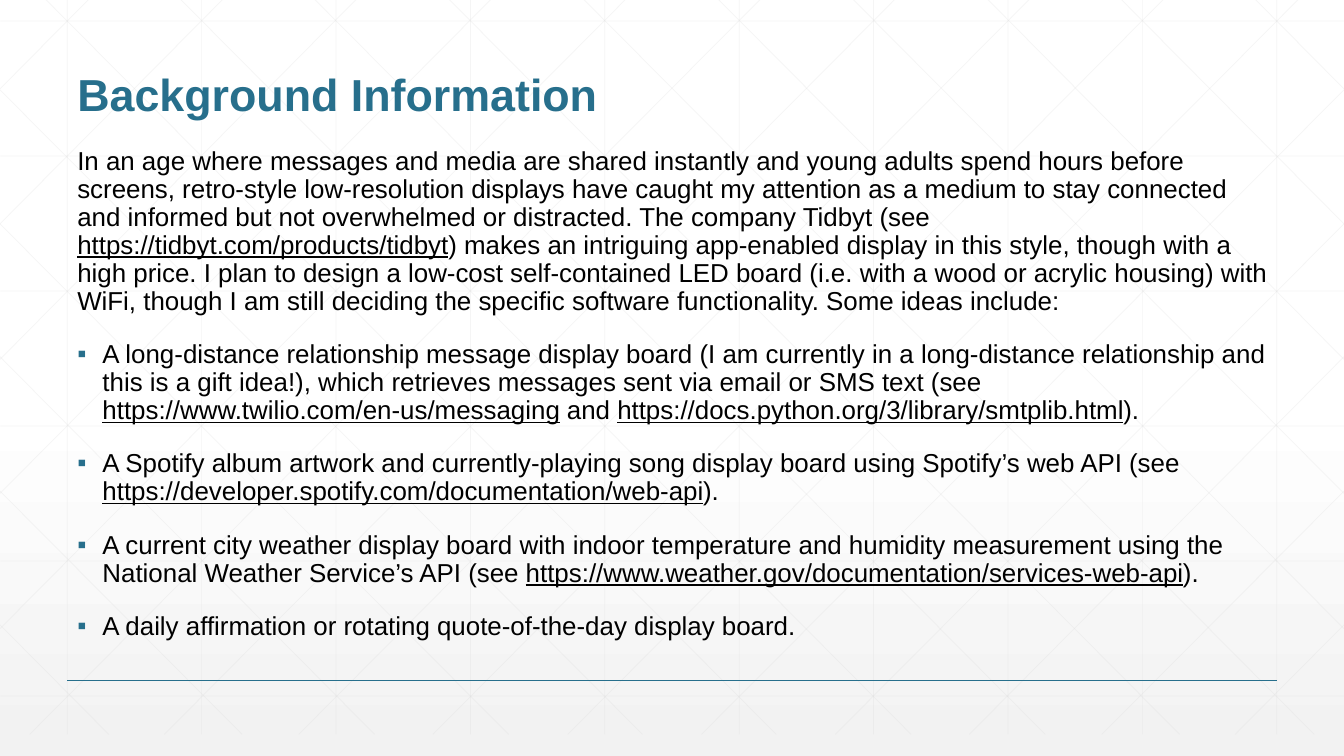
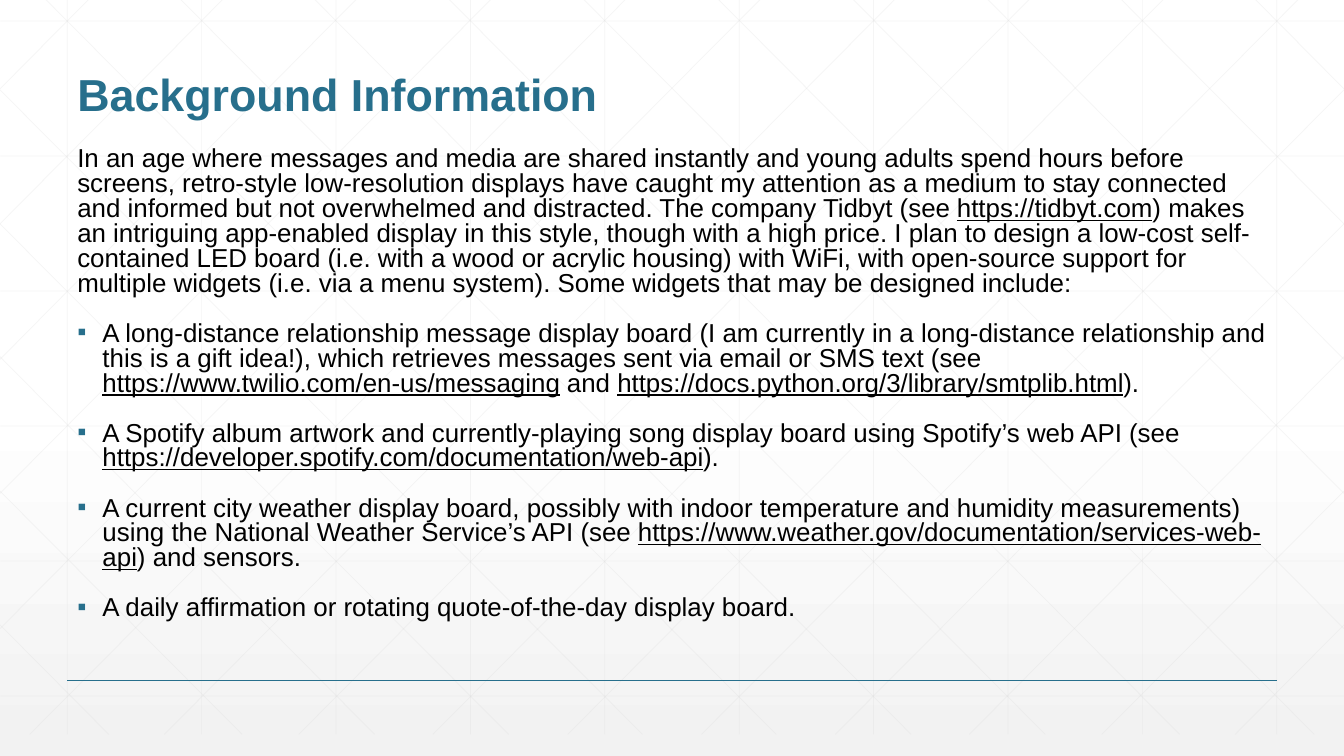
Before and after one commit to robertheeter/ENGI301, a slide deck: slide 2 of project_01/docs/Heeter_ENGI301_project_01_proposal.pptx. Drawn at 1344x756 pixels with LibreOffice and Linux fonts; fonts in the diff are those of the drawing. Boxes give left, top, right and bottom in pixels: in the first picture for what was removed or moved away, otherwise in the second. Text is boxed around its words. In the diff, an @@ line names an element or a change of style, - is before the commit and + after.

```diff
--- a/project_01/docs/Heeter_ENGI301_project_01_proposal.pptx
+++ b/project_01/docs/Heeter_ENGI301_project_01_proposal.pptx
@@ text at [77, 148, 1250, 298]: text changed @@
-In an age where messages and media are shared instantly and young adults spend hours before screens, retro-style low-resolution displays have caught my attention as a medium to stay connected and informed but not overwhelmed or distracted. The company Tidbyt (see https://tidbyt.com/products/tidbyt) makes an intriguing app-enabled display in this style, though with a high price. I plan to design a low-cost self-contained LED board (i.e. with a wood or acrylic housing) with WiFi, though I am still deciding the specific software functionality. Some ideas include:
+In an age where messages and media are shared instantly and young adults spend hours before screens, retro-style low-resolution displays have caught my attention as a medium to stay connected and informed but not overwhelmed and distracted. The company Tidbyt (see https://tidbyt.com) makes an intriguing app-enabled display in this style, though with a high price. I plan to design a low-cost self-contained LED board (i.e. with a wood or acrylic housing) with WiFi, with open-source support for multiple widgets (i.e. via a menu system). Some widgets that may be designed include:
@@ text at [102, 323, 1265, 622]: line spacing 0.9 to 0.8 @@
@@ text at [102, 498, 1261, 572]: text changed @@
-▪ A current city weather display board with indoor temperature and humidity measurement using the National Weather Service’s API (see https://www.weather.gov/documentation/services-web-api).
+▪ A current city weather display board, possibly with indoor temperature and humidity measurements) using the National Weather Service’s API (see https://www.weather.gov/documentation/services-web-api) and sensors.
```
Also in this commit, not shown: 4 other slides changed, 2 other files.
